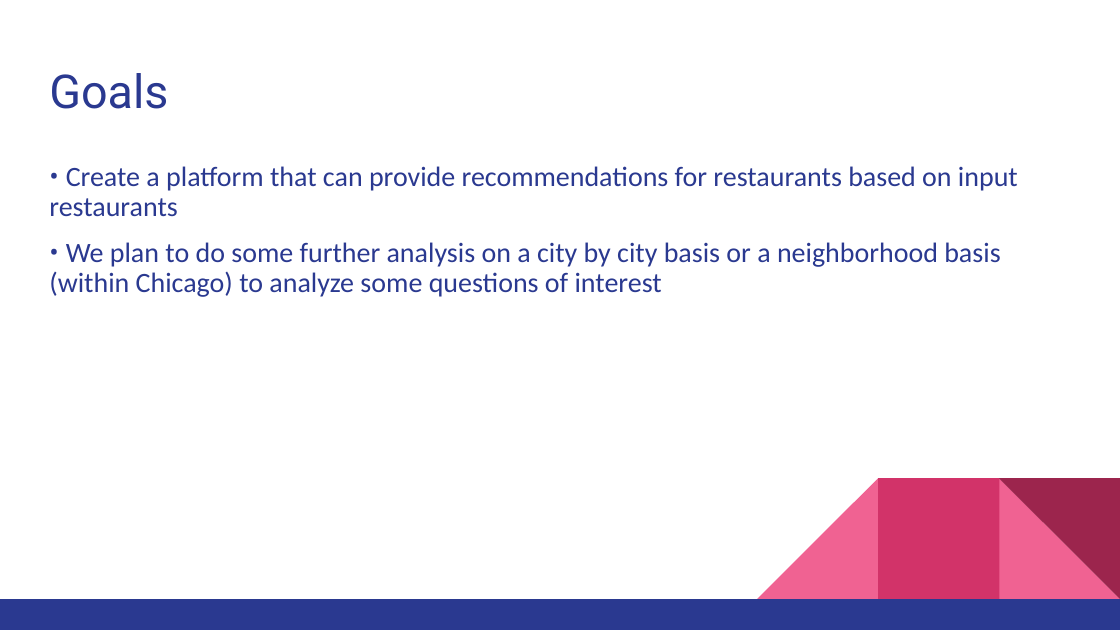
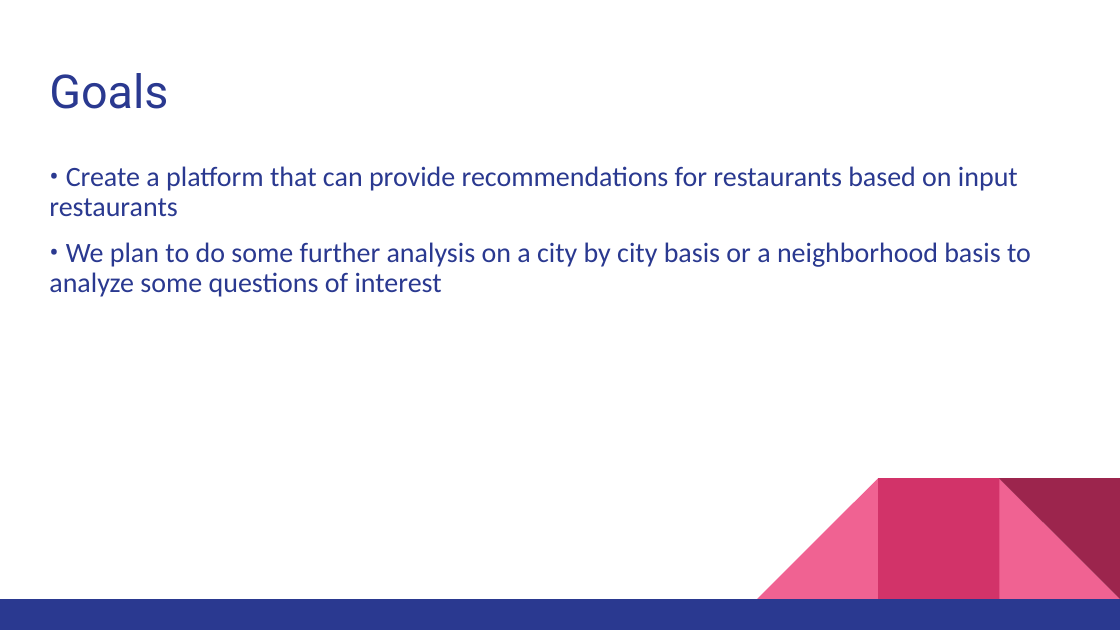
Before and after one commit to andrew-chuang/cs122-win-17-group, a slide deck: slide 2 of Yelp Restaurant Suggestion Queue.pptx. Drawn at 1120x630 pixels with LibreOffice and Linux fonts; fonts in the diff are those of the drawing. Boxes give left, top, right and bottom in pixels: in the first picture for what was removed or moved away, otherwise in the second. Text is boxed around its words. In the diff, an @@ line names an element or a change of style, - is before the commit and + after.

```diff
--- a/Yelp Restaurant Suggestion Queue.pptx
+++ b/Yelp Restaurant Suggestion Queue.pptx
@@ text at (x1=49, y1=242, x2=1031, y2=297): text changed @@
-• We plan to do some further analysis on a city by city basis or a neighborhood basis (within Chicago) to analyze some questions of interest
+• We plan to do some further analysis on a city by city basis or a neighborhood basis to analyze some questions of interest
```
Also in this commit, not shown: 2 other slides changed.
